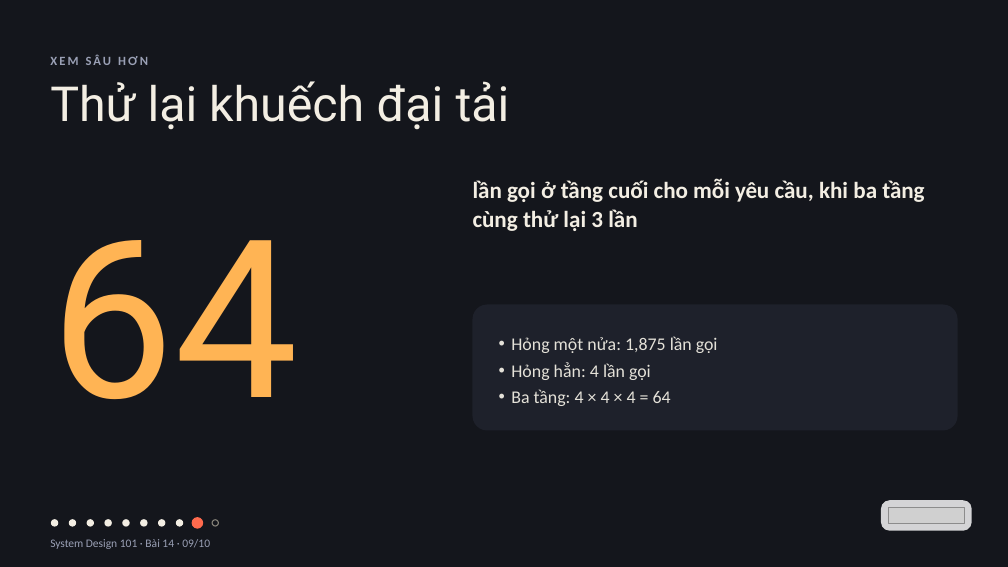
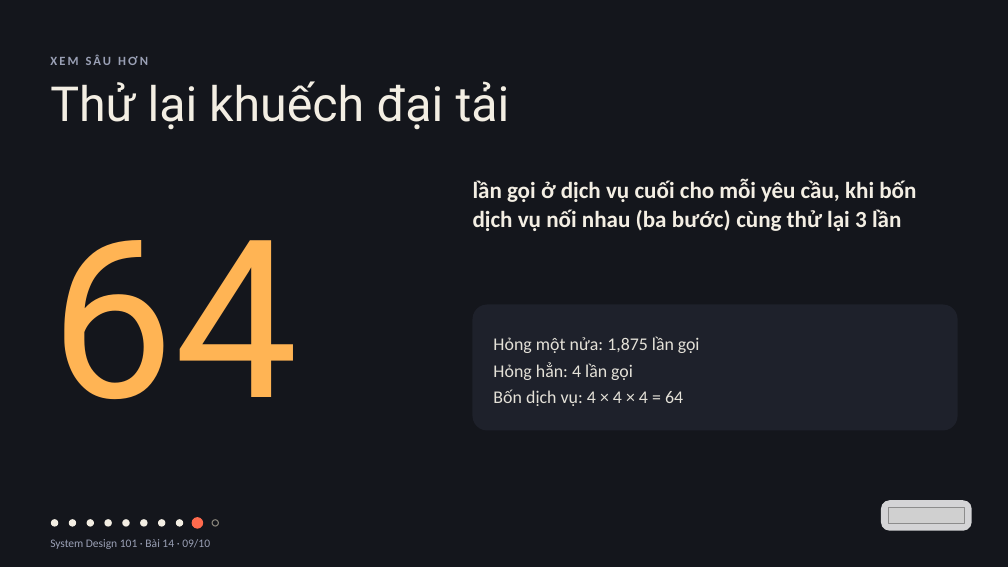
Before and after one commit to vohoailinh90/tool-marketing-studio, a slide deck: slide 9 of system-design-101/vi/lessons/sd-11-014/slides/sd-11-014.pptx. Drawn at 1008x567 pixels with LibreOffice and Linux fonts; fonts in the diff are those of the drawing; grey boxes stand for pictures. Boxes give left, top, right and bottom in pixels: in the first picture for what was removed or moved away, otherwise in the second. Text is boxed around its words. In the diff, an @@ line names an element or a change of style, - is before the commit and + after.

```diff
--- a/system-design-101/vi/lessons/sd-11-014/slides/sd-11-014.pptx
+++ b/system-design-101/vi/lessons/sd-11-014/slides/sd-11-014.pptx
@@ text at [473, 179, 916, 231]: text changed @@
-lần gọi ở tầng cuối cho mỗi yêu cầu, khi ba tầng cùng thử lại 3 lần
+lần gọi ở dịch vụ cuối cho mỗi yêu cầu, khi bốn dịch vụ nối nhau (ba bước) cùng thử lại 3 lần
@@ text at [493, 336, 700, 380]: bullet • to none @@
@@ text at [493, 389, 683, 406]: text changed @@
-• Ba tầng: 4 × 4 × 4 = 64
+Bốn dịch vụ: 4 × 4 × 4 = 64
```
Also in this commit, not shown: 4 other files.
